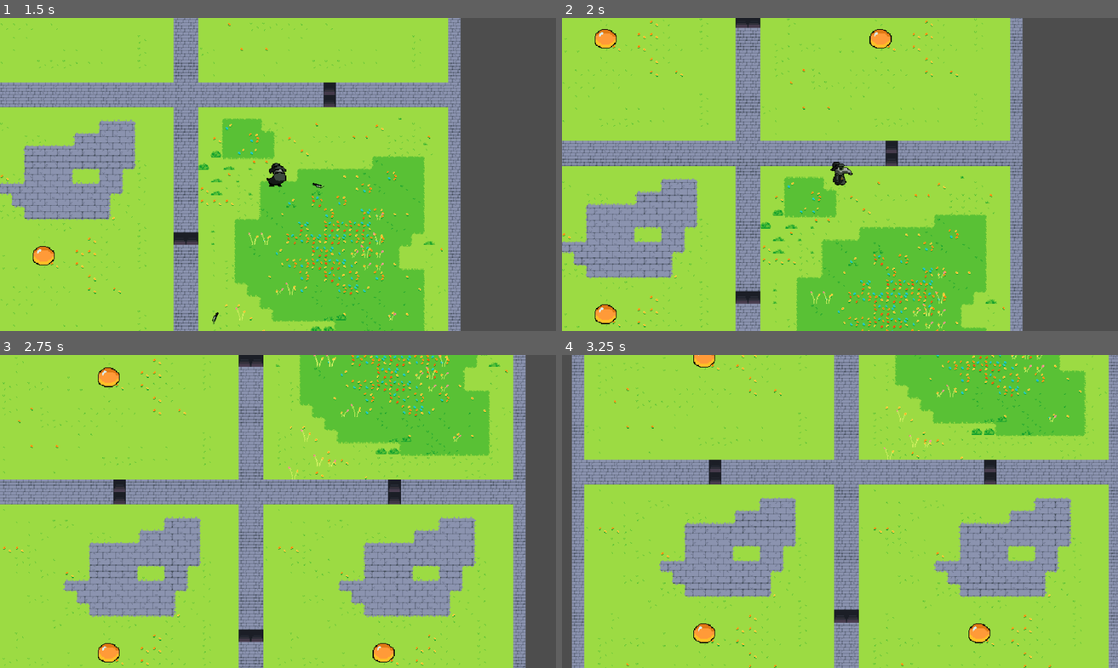
Above: before the commit, frames 1-4 (two rows, left to right).
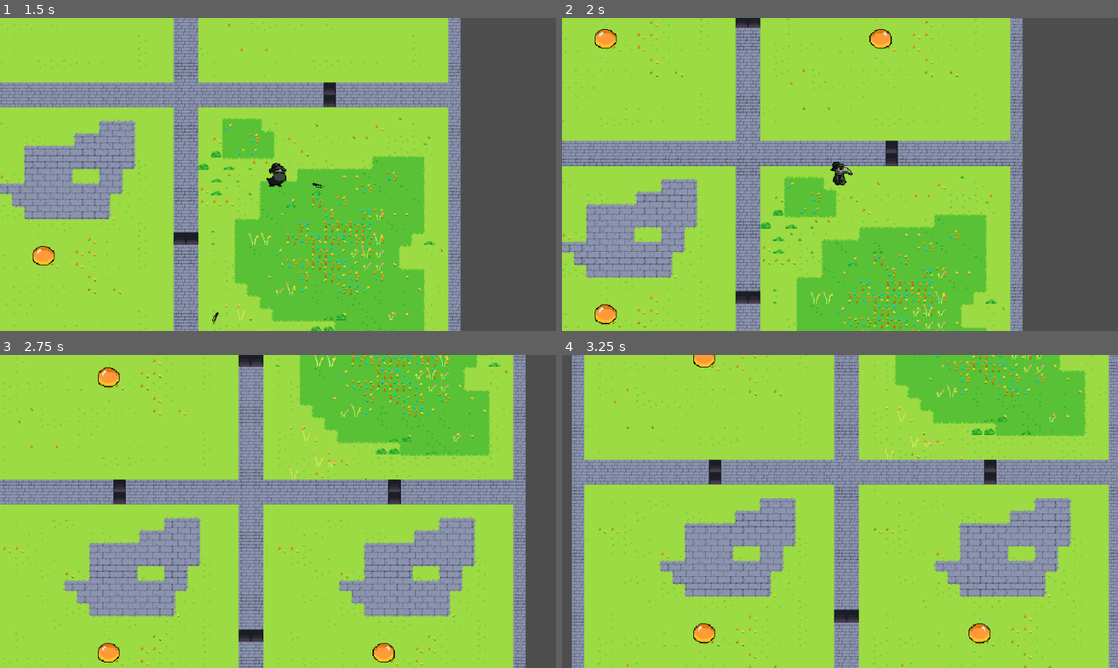
Above: after the commit, the same moments.

Repository: JohnHuber99/Black-Tower
Game: Godot game, scene res://Scenes/main.tscn
Two runs of this game, one before a commit and one after it. Both use one fixed random seed, a clock stepped at 60 frames per second and the inputs below.
Inputs (mouse positions are in pixels of both pictures, inside the frame that each line leads up to):
- Up to frame 1 (1.5 s): move the mouse to (250, 237) at 0.52 s; hold W (up) from 0.53 s (still down); click (250, 237) at 0.6 s; move the mouse to (444, 221) at 1.27 s; click (444, 221) at 1.35 s
- Up to frame 2 (2 s): keep holding W (up)
- Up to frame 3 (2.75 s): move the mouse to (111, 464) at 2.02 s; release W (up) at 2.03 s; hold A (left) from 2.03 s (still down); hold K (down_camera) from 2.03 s (still down); click (111, 464) at 2.3 s
- Up to frame 4 (3.25 s): keep holding A (left); move the mouse to (867, 511) at 2.77 s; release K (down_camera) at 2.78 s; tap J (left_camera) at 2.85 s; click (867, 511) at 3.05 s

Frame 1 is identical in both runs. In frame 2, less than 0.1% of the frame differs, in the area x 55-60%, y 3-10%; in frame 3, less than 0.1%; in frame 4, less than 0.1%, in the area x 73-78%, y 85-93%.

Commit message:
Fixed slime attack animation bug

Diff:
--- a/Scripts/enemy.gd
+++ b/Scripts/enemy.gd
@@ -2,7 +2,7 @@
 
 class_name Enemy
 
-@export var speed = 100
+@export var speed = 90
 @export var attack_proximity = 75
 @export var damage = 20
 @export var knockback = 400
@@ -67,8 +67,8 @@
 	if (get_node("/root/Main/player") != null):
 		player = get_node("/root/Main/player")
 
-	var x_distance = position.x - player.position.x
-	var y_distance = position.y - player.position.y
+	var x_distance = global_position.x - player.global_position.x
+	var y_distance = global_position.y - player.global_position.y
 
 	# Face toward player
 	sprite.flip_h = x_distance > 0
@@ -78,6 +78,7 @@
 	if (distance_to_player <= attack_proximity):
 		sprite.play("attack")
 		await sprite.animation_finished
+		sprite.play("default")
 		pause_slime()
 	else:
 		sprite.play("default")
